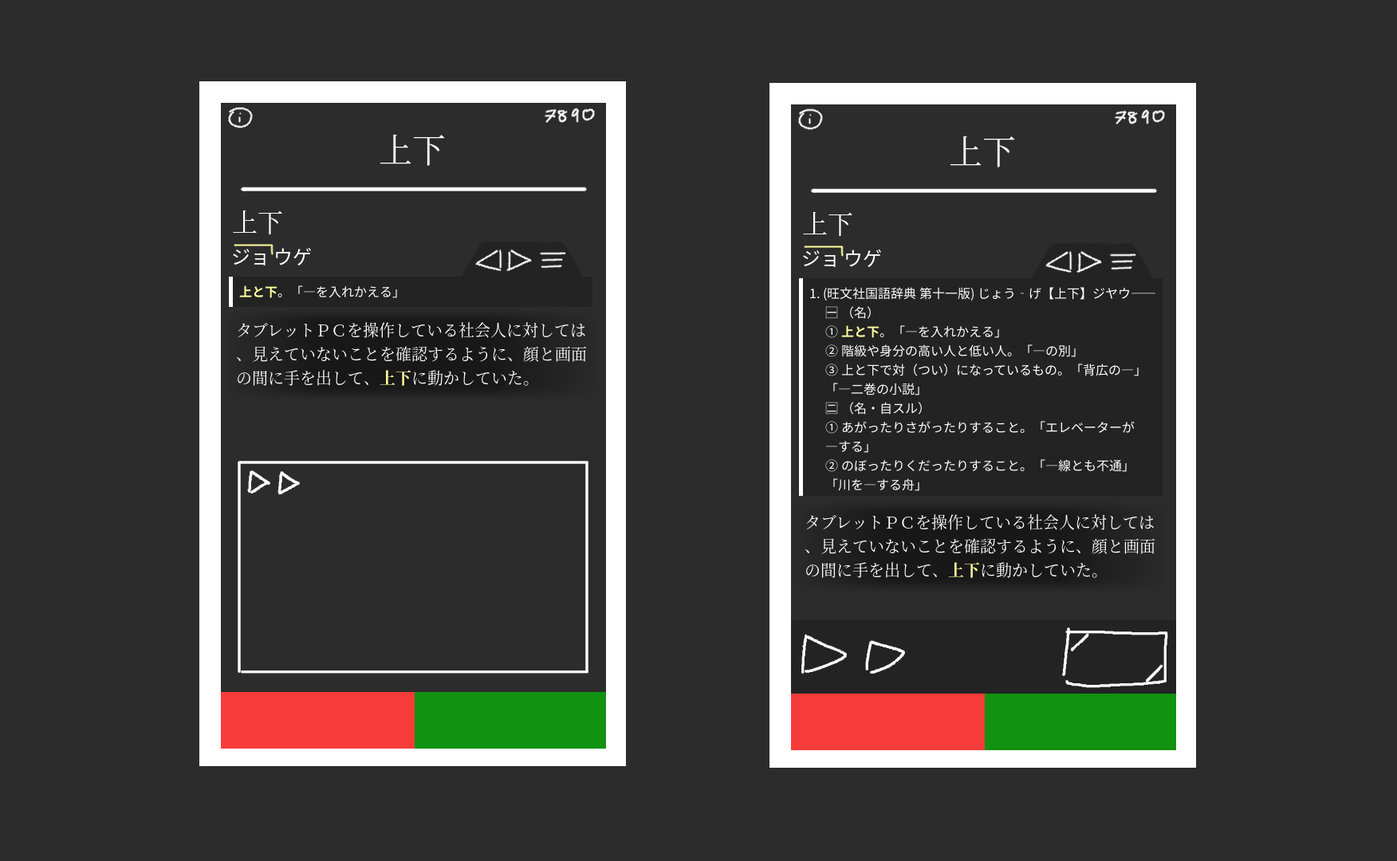
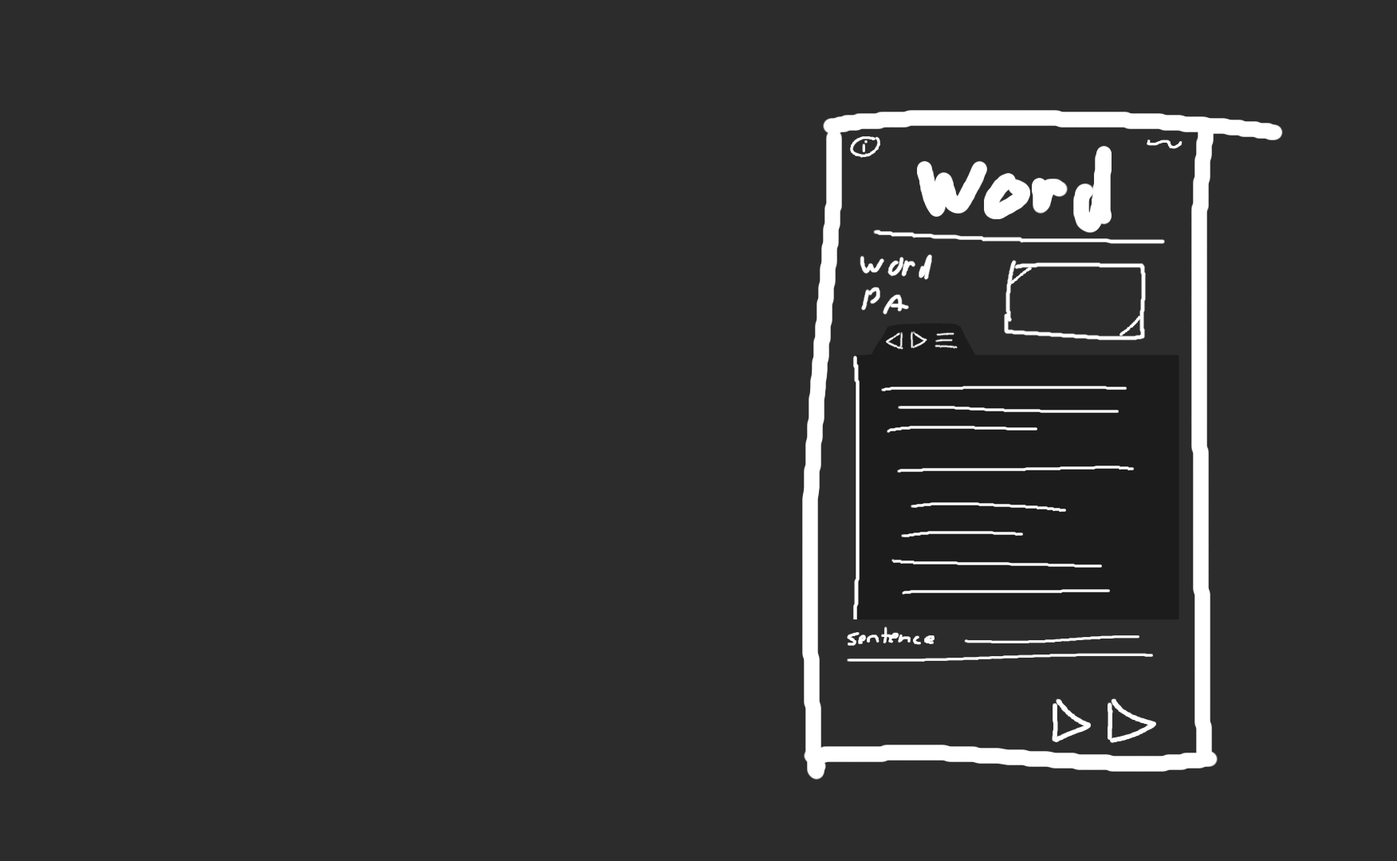
Comparing the layer stacks of the two 1397 × 861 images. Changes:
hid group "Layer Group #4" (22 layers) over [199, 81, 627, 767]
hid group "Layer Group #3" (20 layers) over [769, 82, 1197, 768]
showed "lines", painted on it over [802, 110, 1284, 780]
added layer "lines2" above "bg2_dark" over [853, 322, 1180, 620]
